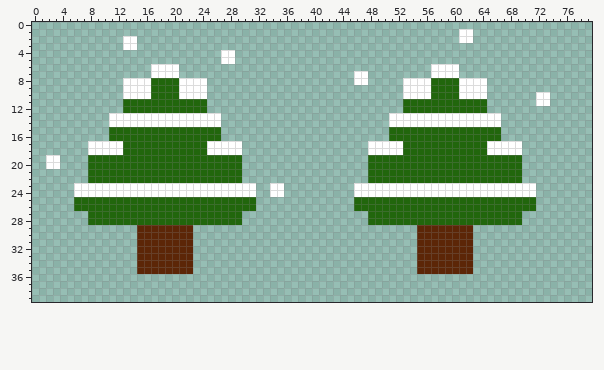
Two states of a sprite sheet, res/tiles/winter/deco/tree1.png. That is the earlier state.
The file is 80x40 pixels.
The same view after the edit:
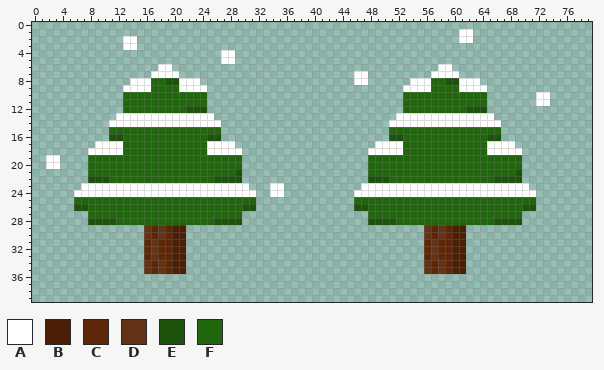
Palette (. is transparent): A #ffffff  B #4b1f06  C #5c2607  D #633318  E #1c520b  F #21660c
The exact change:
@@ x 0..79 @@
  5 ...........................AA...................................................
- 6 .................AAAA....................................AAAA...................
+ 6 ..................AA......................................AA....................
  7 .................AAAA.........................AA.........AAAA...................
- 8 .............AAAAFFFFAAAA.....................AA.....AAAAFFFFAAAA...............
+ 8 ..............AAAFFEEAAA......................AA......AAAFFEEAAA................
  9 .............AAAAFFFFAAAA............................AAAAFFFFAAAA...............
-10 .............AAAAFFFFAAAA............................AAAAFFFFAAAA.......AA......
+10 .............FFFFFFFFFFFF............................FFFFFFFFFFFF.......AA......
 11 .............FFFFFFFFFFFF............................FFFFFFFFFFFF.......AA......
-12 .............FFFFFFFFFFFF............................FFFFFFFFFFFF...............
-13 ...........AAAAAAAAAAAAAAAA........................AAAAAAAAAAAAAAAA.............
+12 .............FFFFFFFFFEEE............................FFFFFFFFFEEE...............
+13 ............AAAAAAAAAAAAAA..........................AAAAAAAAAAAAAA..............
 14 ...........AAAAAAAAAAAAAAAA........................AAAAAAAAAAAAAAAA.............
 15 ...........FFFFFFFFFFFFFFFF........................FFFFFFFFFFFFFFFF.............
-16 ...........FFFFFFFFFFFFFFFF........................FFFFFFFFFFFFFFFF.............
-17 ........AAAAAFFFFFFFFFFFFAAAAA..................AAAAAFFFFFFFFFFFFAAAAA..........
+16 ...........EEFFFFFFFFFFFFEE........................EEFFFFFFFFFFFFEE.............
+17 .........AAAAFFFFFFFFFFFFAAAA....................AAAAFFFFFFFFFFFFAAAA...........
 18 ........AAAAAFFFFFFFFFFFFAAAAA..................AAAAAFFFFFFFFFFFFAAAAA..........
@@ x 0..79 @@
 20 ..AA....FFFFFFFFFFFFFFFFFFFFFF..................FFFFFFFFFFFFFFFFFFFFFF..........
-21 ........FFFFFFFFFFFFFFFFFFFFFF..................FFFFFFFFFFFFFFFFFFFFFF..........
-22 ........FFFFFFFFFFFFFFFFFFFFFF..................FFFFFFFFFFFFFFFFFFFFFF..........
-23 ......AAAAAAAAAAAAAAAAAAAAAAAAAA..AA..........AAAAAAAAAAAAAAAAAAAAAAAAAA........
+21 ........FFFFFFFFFFFFFFFFFFFFFE..................FFFFFFFFFFFFFFFFFFFFFE..........
+22 ........EEEFFFFFFFFFFFFFFFEEEE..................EEEFFFFFFFFFFFFFFFEEEE..........
+23 .......AAAAAAAAAAAAAAAAAAAAAAAA...AA...........AAAAAAAAAAAAAAAAAAAAAAAA.........
 24 ......AAAAAAAAAAAAAAAAAAAAAAAAAA..AA..........AAAAAAAAAAAAAAAAAAAAAAAAAA........
 25 ......FFFFFFFFFFFFFFFFFFFFFFFFFF..............FFFFFFFFFFFFFFFFFFFFFFFFFF........
-26 ......FFFFFFFFFFFFFFFFFFFFFFFFFF..............FFFFFFFFFFFFFFFFFFFFFFFFFF........
+26 ......EEFFFFFFFFFFFFFFFFFFFFFFEE..............EEFFFFFFFFFFFFFFFFFFFFFFEE........
 27 ........FFFFFFFFFFFFFFFFFFFFFF..................FFFFFFFFFFFFFFFFFFFFFF..........
-28 ........FFFFFFFFFFFFFFFFFFFFFF..................FFFFFFFFFFFFFFFFFFFFFF..........
-29 ...............CCCCCCCC................................CCCCCCCC.................
-30 ...............CCCCCCCC................................CCCCCCCC.................
-31 ...............CCCCCCCC................................CCCCCCCC.................
-32 ...............CCCCCCCC................................CCCCCCCC.................
-33 ...............CCCCCCCC................................CCCCCCCC.................
-34 ...............CCCCCCCC................................CCCCCCCC.................
-35 ...............CCCCCCCC................................CCCCCCCC.................
+28 ........EEEEFFFFFFFFFFFFFFEEEE..................EEEEFFFFFFFFFFFFFFEEEE..........
+29 ................DCDCBB..................................DCDCBB..................
+30 ................DCDCBB..................................DCDCBB..................
+31 ................CDCCBB..................................CDCCBB..................
+32 ................CDCCBB..................................CDCCBB..................
+33 ................CDCCBB..................................CDCCBB..................
+34 ................DCDCBB..................................DCDCBB..................
+35 ................DCDCBB..................................DCDCBB..................
 36 ................................................................................
Changed places in both pictures, as pixel boxes (x1, y1, x2, y2):
changed: (88, 64, 242, 148)
changed: (368, 64, 522, 148)
changed: (137, 169, 256, 274)
changed: (494, 169, 536, 225)
changed: (74, 176, 116, 225)
changed: (354, 176, 473, 274)
